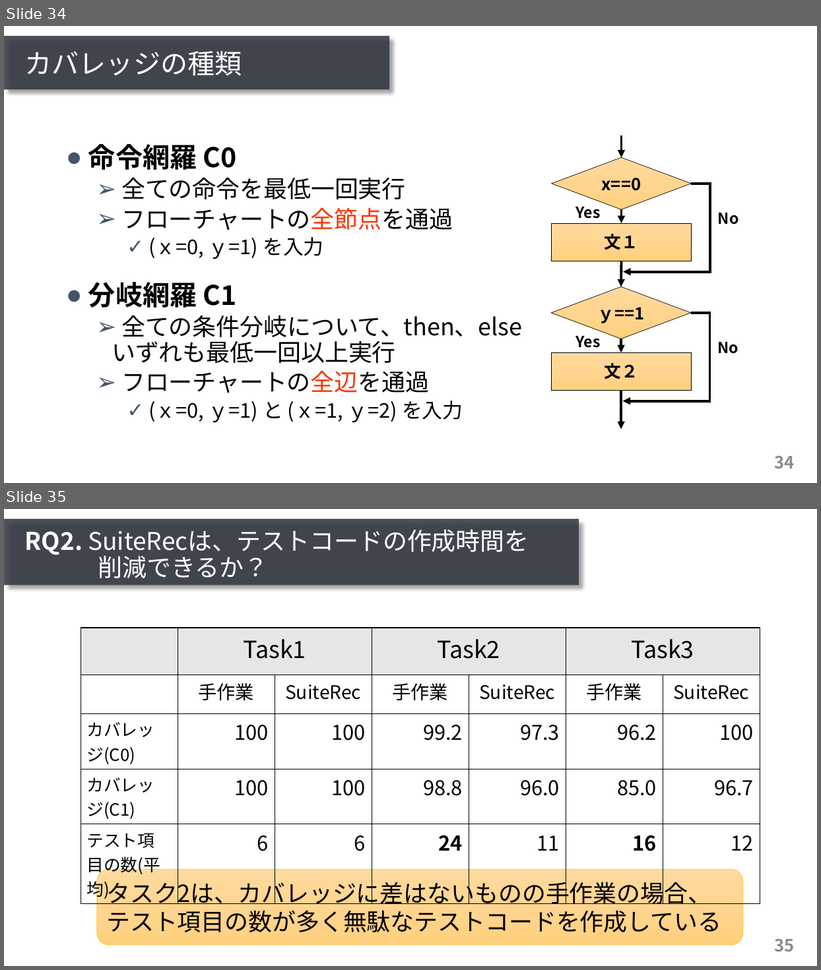
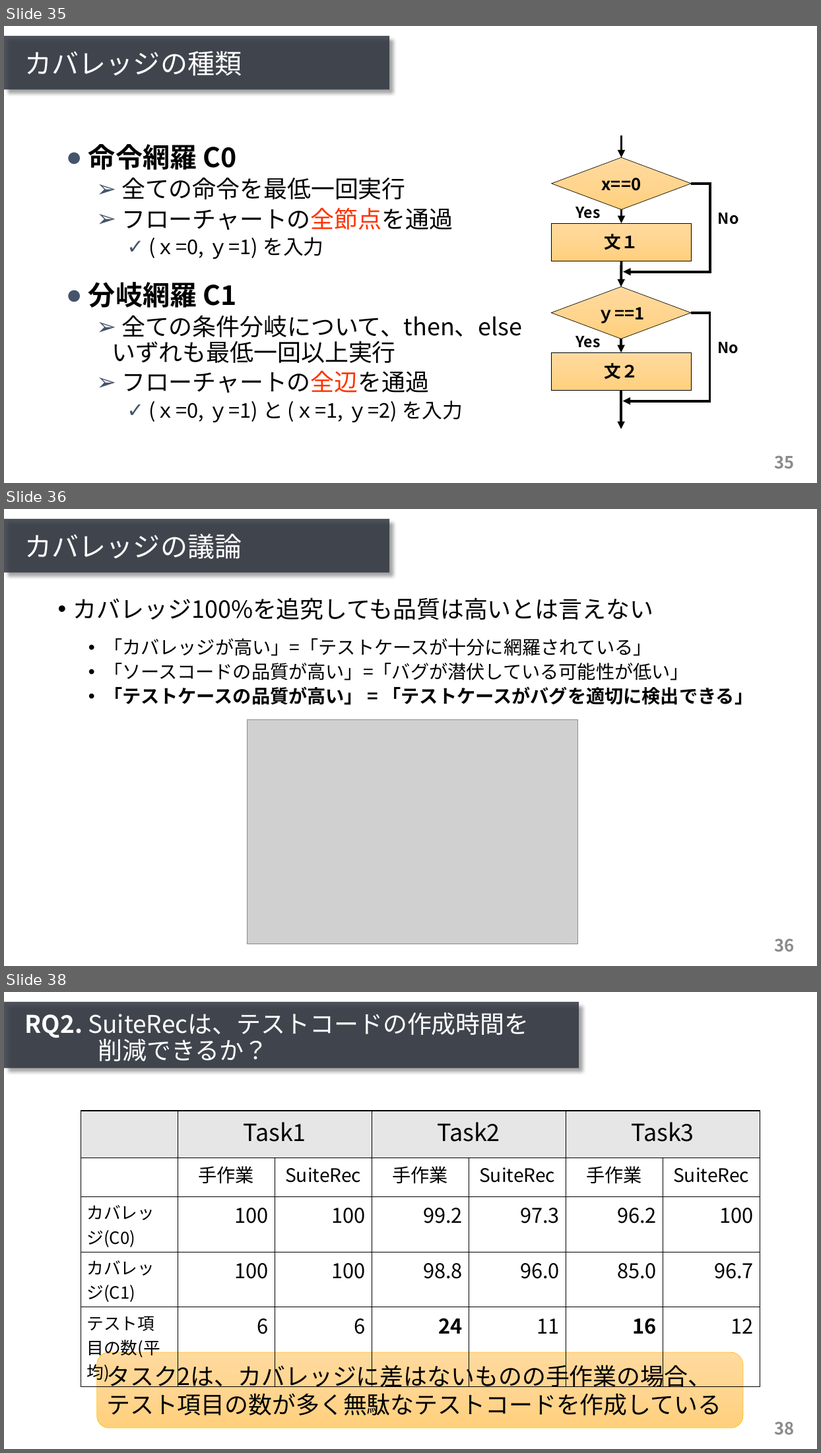
Before and after one commit to ryosuke-ku/mthesis2020-pre, a slide deck: presentation_kurachi.pptx. Shown one above the other, each under a label of ours: slides 34 and 35 before the commit, slides 35, 36 and 38 after it; the slides between them are not shown. The pictures are 821x970 and 821x1453 pixels, drawn with LibreOffice and Linux fonts; fonts in the diff are those of the drawing; grey boxes stand for pictures. Boxes give left, top, right and bottom in pixels: in the first picture for what was removed or moved away, otherwise in the second. Text is boxed around its words. In the diff, an @@ line names an element or a change of style, - is before the commit and + after.

```diff
--- a/presentation_kurachi.pptx
+++ b/presentation_kurachi.pptx
@@ slide 36 added at (4, 509, 817, 966), background #FFFFFF; not listed: 2 template elements that a slide beside it also shows @@
@@ title added at (25, 533, 242, 559), 32 pt, text #FFFFFF @@
+カバレッジの議論
@@ text added at (73, 597, 754, 705), 22 pt, text #000000 @@
+• カバレッジ100%を追究しても品質は高いとは言えない
+  • 「カバレッジが高い」=「テストケースが十分に網羅されている」
+  • 「ソースコードの品質が高い」=「バグが潜伏している可能性が低い」
+  • 「テストケースの品質が高い」 = 「テストケースがバグを適切に検出できる」
@@ picture added at (248, 720, 578, 945) @@
@@ what was slide 34 is now slide 35 @@
@@ page number at (775, 456, 795, 469): text changed @@
-34
+35
@@ what was slide 35 is now slide 38 @@
@@ page number at (775, 1422, 795, 1435): text changed @@
-35
+38
```
Also in this commit, not shown: 2 slides changed, 3 other slides added.
